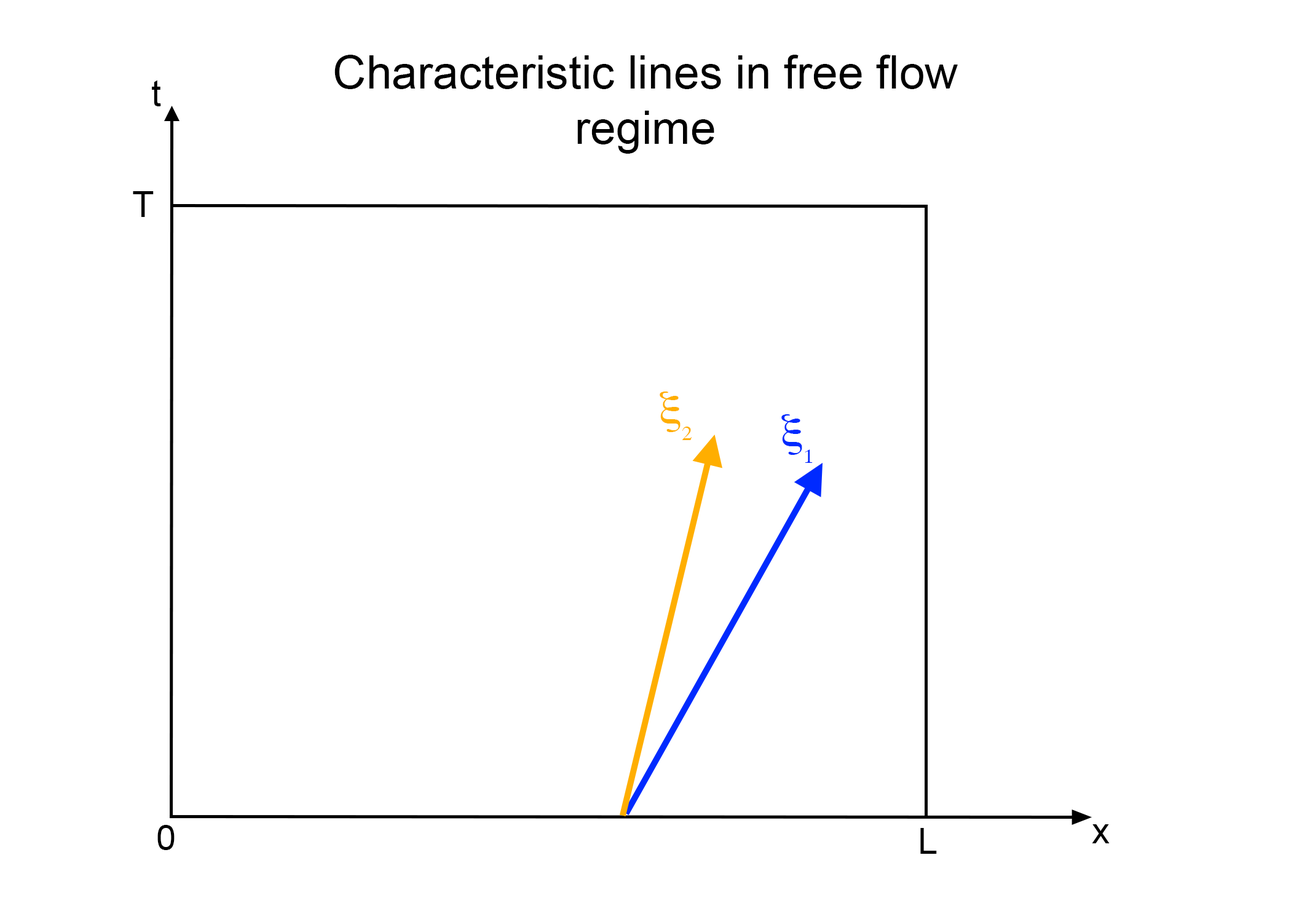
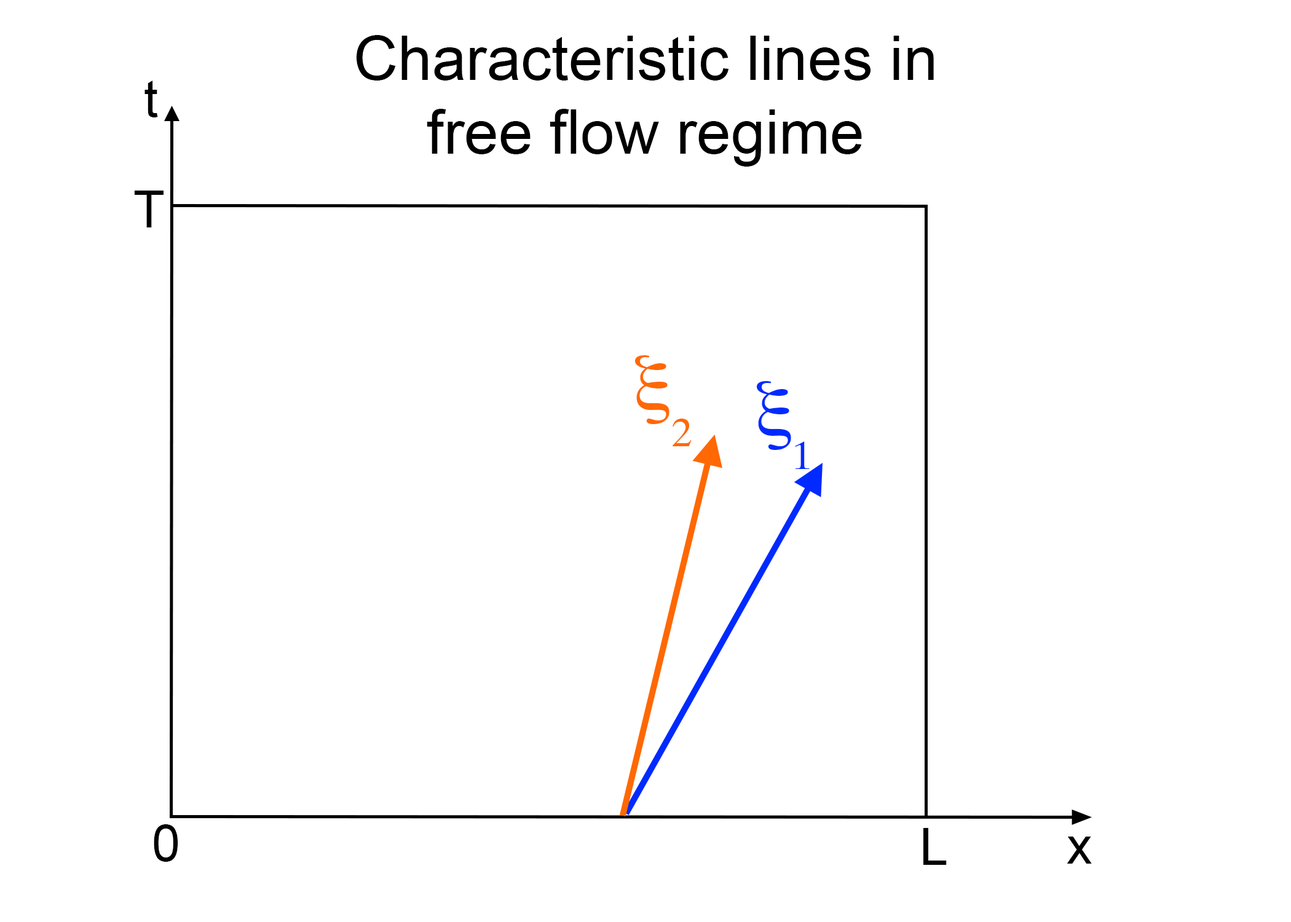
Layers edited between the first and the second 1291 × 922 image:
moved "x" (1st of 3) above "1", painted on it over [635,355,681,433]
painted on "1" over [795,441,814,470]
painted on "x" (2nd of 3) over [757,381,803,456]
painted on "2" over [672,418,693,447]
moved "x" (3rd of 3) above "Shape 5", painted on it over [1067,824,1111,865]
painted on "T" over [132,190,164,228]
painted on "L" over [920,828,948,866]
painted on "0" over [153,824,179,863]
painted on "Characteristic lines in free flow regime" over [334,35,959,167]
painted on "Shape 3" over [619,434,723,817]
painted on "t" over [144,79,162,118]
